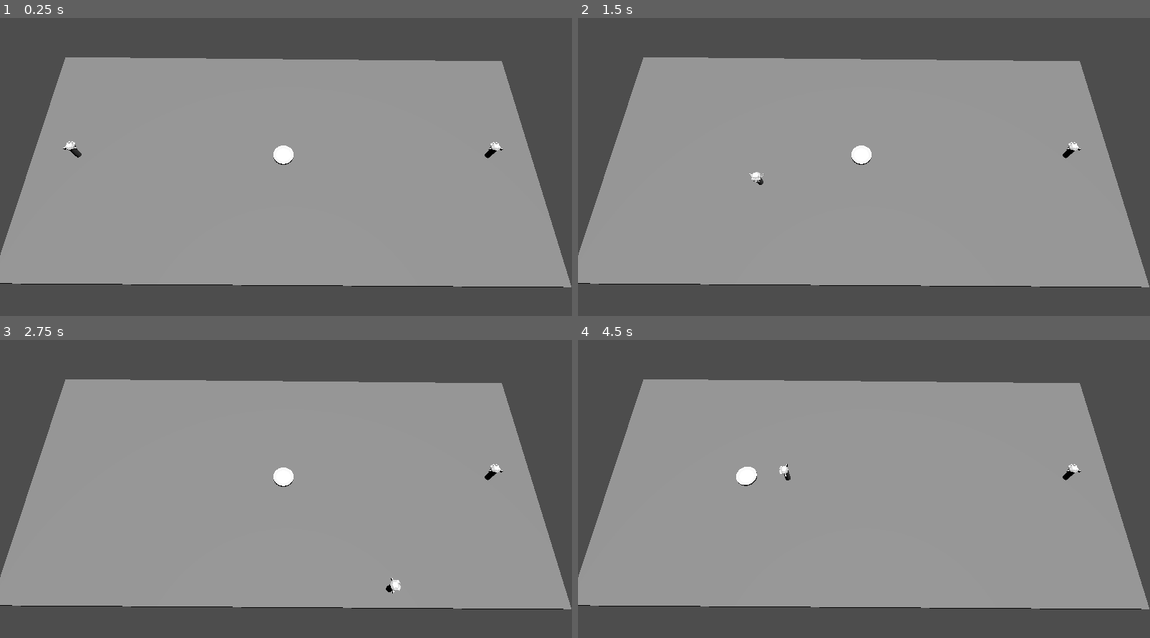
Above: before the commit, frames 1-4 (two rows, left to right).
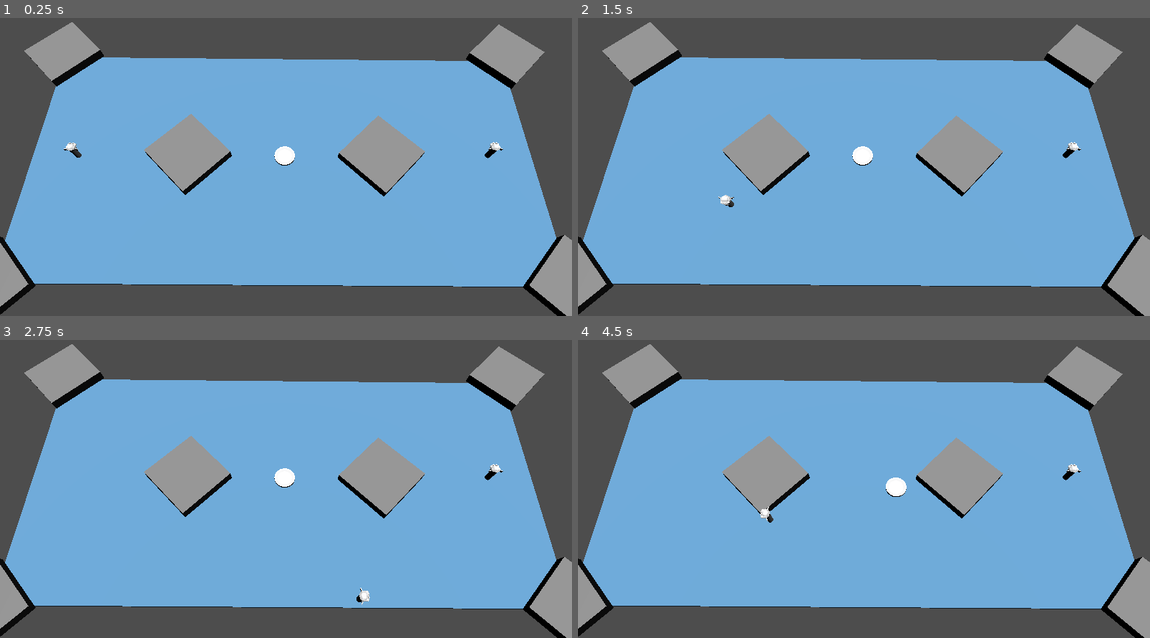
Above: after the commit, the same moments.

Repository: hugopanel/bounce
Game: Godot game, scene res://level1.tscn
Same seed, same stepped clock (60 frames per second), same inputs: the game is played once before the commit and once after it.
Inputs:
- Up to frame 1 (0.25 s): no input
- Up to frame 2 (1.5 s): tap Enter at 0.5 s; hold D (PA_Right) 0.53-1.28 s; tap Space (PA_Dash) at 0.6, 1.35 s; hold S (PA_Down) from 1.28 s (still down)
- Up to frame 3 (2.75 s): release S (PA_Down) at 2.03 s; hold D (PA_Right) from 2.03 s (still down); tap Space (PA_Dash) at 2.1 s
- Up to frame 4 (4.5 s): release D (PA_Right) at 2.78 s; hold W (PA_Up) 2.78-3.53 s; tap Space (PA_Dash) at 2.85, 3.6, 4.35 s; hold A (PA_Left) from 3.53 s (still down)

The runs differ from the first frame. In frame 1, 66% of the frame differs, in the area x 0-100%, y 1-100%; in frame 2, 66%; in frame 3, 66%; in frame 4, 66%.

Commit message:
Fix physics again

Diff:
--- a/level1.tscn
+++ b/level1.tscn
@@ -28,7 +28,11 @@
 	pass
 "
 
+[sub_resource type="StandardMaterial3D" id="StandardMaterial3D_gscvj"]
+albedo_color = Color(0.421683, 0.661853, 0.847407, 1)
+
 [sub_resource type="BoxMesh" id="BoxMesh_aiyx5"]
+material = SubResource("StandardMaterial3D_gscvj")
 
 [sub_resource type="BoxShape3D" id="BoxShape3D_u0ufp"]
 size = Vector3(48.9912, 7.83569, 24.3516)
@@ -36,11 +40,16 @@
 [sub_resource type="BoxShape3D" id="BoxShape3D_m475y"]
 size = Vector3(58.3533, 5.84821, 17.9327)
 
+[sub_resource type="BoxMesh" id="BoxMesh_r5dhe"]
+
+[sub_resource type="BoxShape3D" id="BoxShape3D_hcero"]
+size = Vector3(5.88477, 1, 6.09937)
+
 [node name="Node3D" type="Node3D"]
 transform = Transform3D(0.999954, -0.00806205, 0.0051201, 0.00809159, 0.999951, -0.00577206, -0.00507329, 0.00581324, 0.99997, 0, 0, 0)
 script = SubResource("GDScript_ge7ui")
 
-[node name="DirectionalLight3D" type="DirectionalLight3D" parent="."]
+[node name="Sun" type="DirectionalLight3D" parent="."]
 transform = Transform3D(0.999909, -0.00294158, 0.0131819, -0.0131818, 6.49527e-05, 0.999913, -0.0029422, -0.999996, 2.61602e-05, 0.0339886, 4.20028, -0.0242455)
 
 [node name="CameraPivot" type="Marker3D" parent="."]
@@ -51,40 +60,112 @@
 current = true
 fov = 44.9
 
-[node name="Camera3D2" type="Camera3D" parent="CameraPivot"]
-transform = Transform3D(0.999978, 0.00124869, -0.00665032, -0.00534135, 0.74903, -0.662514, 0.00415399, 0.662535, 0.74902, -0.295855, -20.3001, -26.2055)
-fov = 44.9
-
-[node name="RigidBody3D" parent="." instance=ExtResource("1_cs417")]
-transform = Transform3D(-0.00507336, 0.00809157, -0.999955, 0.00581323, 0.99995, 0.00806207, 0.99997, -0.00577207, -0.00512012, 0.000628286, 0.0776431, -0.000448184)
-mass = 0.01
-gravity_scale = 1.66533e-16
-lock_rotation = true
-continuous_cd = true
-
-[node name="StaticBody3D" type="StaticBody3D" parent="."]
+[node name="Stadium" type="StaticBody3D" parent="."]
 transform = Transform3D(-0.999955, 0.0080916, 0.00507338, 0.00806207, 0.99995, -0.00581323, -0.00512019, -0.00577207, -0.999971, 0, 0, 0)
 
-[node name="MeshInstance3D" type="MeshInstance3D" parent="StaticBody3D"]
+[node name="MeshInstance3D" type="MeshInstance3D" parent="Stadium"]
 transform = Transform3D(-48.9703, -7.52237e-10, -4.06587e-09, -1.57067e-08, 0.381615, 1.94608e-08, -2.12192e-09, -7.23415e-10, 24.2795, -4.02177e-11, -0.232904, 1.55575e-10)
 mesh = SubResource("BoxMesh_aiyx5")
 
-[node name="CollisionShape3D" type="CollisionShape3D" parent="StaticBody3D"]
+[node name="CollisionShape3D" type="CollisionShape3D" parent="Stadium"]
 transform = Transform3D(1, 2.00249e-16, 1.49252e-15, -1.49766e-17, 1, -5.53737e-17, 1.96048e-15, 1.80817e-16, 1, -9.42183e-16, -3.95789, -6.40844e-16)
 shape = SubResource("BoxShape3D_u0ufp")
 
-[node name="Border up" type="CollisionShape3D" parent="StaticBody3D"]
+[node name="Border up" type="CollisionShape3D" parent="Stadium"]
 transform = Transform3D(1, -7.04158e-16, 1.14718e-15, 2.24878e-16, 1, -3.75895e-16, -1.85223e-15, 2.50679e-16, 1, 8.32413e-07, -2.05907e-08, 20.8096)
 shape = SubResource("BoxShape3D_m475y")
 
-[node name="Border down" type="CollisionShape3D" parent="StaticBody3D"]
+[node name="Border down" type="CollisionShape3D" parent="Stadium"]
 transform = Transform3D(1, -7.04158e-16, -4.8433e-15, 6.68967e-16, 1, -7.28974e-16, -3.73793e-14, 2.91521e-15, 0.999999, -1.356e-06, 1.36416e-08, -21.0778)
 shape = SubResource("BoxShape3D_m475y")
 
-[node name="Border left" type="CollisionShape3D" parent="StaticBody3D"]
-transform = Transform3D(-4.37114e-08, -7.03676e-10, 0.999998, 2.5548e-09, 1, 7.03673e-10, -0.999999, 2.5553e-09, -4.37113e-08, 33.2694, -3.86463e-06, 0.0713693)
+[node name="Border left" type="CollisionShape3D" parent="Stadium"]
+transform = Transform3D(-4.37175e-08, -0.00579446, 0.999981, 2.92842e-09, 0.999983, 0.00579445, -0.999999, 3.18219e-09, -4.36997e-08, 33.2694, -3.86463e-06, 0.0713693)
 shape = SubResource("BoxShape3D_m475y")
 
-[node name="Border right" type="CollisionShape3D" parent="StaticBody3D"]
+[node name="Border right" type="CollisionShape3D" parent="Stadium"]
 transform = Transform3D(1.31134e-07, 7.03135e-09, -0.999997, 4.23799e-09, 1, 7.03156e-09, 0.999997, -4.2383e-09, 1.31134e-07, -32.6105, -0.106598, 2.13781)
 shape = SubResource("BoxShape3D_m475y")
+
+[node name="Cube" type="StaticBody3D" parent="."]
+transform = Transform3D(0.707107, -4.93259e-16, -0.707107, 3.48787e-16, 1, -3.48787e-16, 0.707107, 1.60554e-24, 0.707107, 9.48136, 0.372263, 0.045939)
+
+[node name="MeshInstance3D" type="MeshInstance3D" parent="Cube"]
+transform = Transform3D(5.78307, -1.53652e-09, 1.63813e-07, 4.49229e-10, 1.04092, 2.10888e-08, -1.15411e-07, 1.87222e-09, 5.97399, 0, 0, 0)
+mesh = SubResource("BoxMesh_r5dhe")
+skeleton = NodePath("../CollisionShape3D")
+
+[node name="CollisionShape3D" type="CollisionShape3D" parent="Cube"]
+transform = Transform3D(0.985019, 2.46116e-08, 6.61123e-08, 3.83981e-11, 0.985012, 1.09842e-07, -1.51683e-08, 6.46551e-08, 0.985019, 0, 0, 0)
+shape = SubResource("BoxShape3D_hcero")
+
+[node name="Puck" parent="." instance=ExtResource("1_cs417")]
+transform = Transform3D(1, -4.75099e-09, -1.67464e-10, 3.20739e-10, 1, 2.19852e-09, 4.33187e-11, -4.68956e-09, 1, 0.123163, 0.0211971, 0.0594338)
+axis_lock_linear_y = true
+axis_lock_angular_x = true
+axis_lock_angular_y = true
+axis_lock_angular_z = true
+lock_rotation = true
+custom_integrator = true
+continuous_cd = true
+
+[node name="Cube2" type="StaticBody3D" parent="."]
+transform = Transform3D(-0.707107, -1.23266e-10, -0.707107, 2.33882e-09, 1, -8.46719e-10, 0.707107, -4.68974e-09, -0.707107, -9.22157, 0.54693, -0.0501571)
+disable_mode = 2
+
+[node name="MeshInstance3D" type="MeshInstance3D" parent="Cube2"]
+transform = Transform3D(5.78307, -1.53652e-09, 1.63813e-07, 4.49229e-10, 1.04092, 2.10888e-08, -1.15411e-07, 1.87222e-09, 5.97399, 0, 0, 0)
+mesh = SubResource("BoxMesh_r5dhe")
+skeleton = NodePath("../CollisionShape3D")
+
+[node name="CollisionShape3D" type="CollisionShape3D" parent="Cube2"]
+transform = Transform3D(0.985019, 2.46116e-08, 6.61123e-08, 3.83981e-11, 0.985012, 1.09842e-07, -1.51683e-08, 6.46551e-08, 0.985019, 0, 0, 0)
+shape = SubResource("BoxShape3D_hcero")
+
+[node name="Cube3" type="StaticBody3D" parent="."]
+transform = Transform3D(0.707107, -1.98064e-09, -0.707107, 9.65885e-10, 1, 7.03503e-10, 0.707107, -1.89573e-09, 0.707107, -24.8894, 0.721057, 12.2882)
+
+[node name="MeshInstance3D" type="MeshInstance3D" parent="Cube3"]
+transform = Transform3D(5.78307, -1.53652e-09, 1.63813e-07, 4.49229e-10, 1.04092, 2.10888e-08, -1.15411e-07, 1.87222e-09, 5.97399, 0, 0, 0)
+mesh = SubResource("BoxMesh_r5dhe")
+skeleton = NodePath("../CollisionShape3D")
+
+[node name="CollisionShape3D" type="CollisionShape3D" parent="Cube3"]
+transform = Transform3D(0.985019, 2.46116e-08, 6.61123e-08, 3.83981e-11, 0.985012, 1.09842e-07, -1.51683e-08, 6.46551e-08, 0.985019, 0, 0, 0)
+shape = SubResource("BoxShape3D_hcero")
+
+[node name="Cube4" type="StaticBody3D" parent="."]
+transform = Transform3D(0.707107, -1.98064e-09, -0.707107, 9.65885e-10, 1, 7.03503e-10, 0.707107, -1.89573e-09, 0.707107, 24.437, 0.321367, 12.1943)
+
+[node name="MeshInstance3D" type="MeshInstance3D" parent="Cube4"]
+transform = Transform3D(5.78307, -1.53652e-09, 1.63813e-07, 4.49229e-10, 1.04092, 2.10888e-08, -1.15411e-07, 1.87222e-09, 5.97399, 0, 0, 0)
+mesh = SubResource("BoxMesh_r5dhe")
+skeleton = NodePath("../CollisionShape3D")
+
+[node name="CollisionShape3D" type="CollisionShape3D" parent="Cube4"]
+transform = Transform3D(0.985019, 2.46116e-08, 6.61123e-08, 3.83981e-11, 0.985012, 1.09842e-07, -1.51683e-08, 6.46551e-08, 0.985019, 0, 0, 0)
+shape = SubResource("BoxShape3D_hcero")
+
+[node name="Cube5" type="StaticBody3D" parent="."]
+transform = Transform3D(0.707107, -1.98064e-09, -0.707107, 9.65885e-10, 1, 7.03503e-10, 0.707107, -1.89573e-09, 0.707107, -24.3022, 0.573958, -12.3721)
+
+[node name="MeshInstance3D" type="MeshInstance3D" parent="Cube5"]
+transform = Transform3D(5.78307, -1.53652e-09, 1.63813e-07, 4.49229e-10, 1.04092, 2.10888e-08, -1.15411e-07, 1.87222e-09, 5.97399, 0, 0, 0)
+mesh = SubResource("BoxMesh_r5dhe")
+skeleton = NodePath("../CollisionShape3D")
+
+[node name="CollisionShape3D" type="CollisionShape3D" parent="Cube5"]
+transform = Transform3D(0.985019, 2.53808e-08, 6.0155e-08, 1.20834e-10, 0.985012, 1.09796e-07, 2.07694e-09, 6.5194e-08, 0.985019, 0, 0, 0)
+shape = SubResource("BoxShape3D_hcero")
+
+[node name="Cube6" type="StaticBody3D" parent="."]
+transform = Transform3D(0.707107, -1.12448e-08, -0.707107, 2.15755e-09, 1, 7.03503e-10, 0.707106, -1.12087e-08, 0.707107, 24.6773, 0.238868, -12.3441)
+
+[node name="MeshInstance3D" type="MeshInstance3D" parent="Cube6"]
+transform = Transform3D(5.78307, -1.53652e-09, 1.63813e-07, 4.49229e-10, 1.04092, 2.10888e-08, -1.15411e-07, 1.87222e-09, 5.97399, 0, 0, 0)
+mesh = SubResource("BoxMesh_r5dhe")
+skeleton = NodePath("../CollisionShape3D")
+
+[node name="CollisionShape3D" type="CollisionShape3D" parent="Cube6"]
+transform = Transform3D(0.985019, 2.46116e-08, 6.61123e-08, 3.83981e-11, 0.985012, 1.09842e-07, -1.51683e-08, 6.46551e-08, 0.985019, 0, 0, 0)
+shape = SubResource("BoxShape3D_hcero")
--- a/player.gd
+++ b/player.gd
@@ -20,14 +20,11 @@
 var available_dashes = 0
 var dashing = false
 
-var dashCurve: Curve3D
-
 func _ready():
 	$Area3D.body_entered.connect(_on_body_entered)
 	$NewDashTimer.timeout.connect(_new_dash_timer_timeout)
 	$NewDashTimer.start()
 	$DashingTimer.timeout.connect(_dashing_timer_timeout)
-	dashCurve = Curve3D.new()
 
 func init_controls():
 	movement_left = "PA_Left" if player_id == 1 else "PB_Left"
@@ -64,7 +61,6 @@
 	# If player is dashing...
 	if dashing:
 		target_speed = speed * 3
-		dashCurve.add_point(position)
 
 	if direction != Vector3.ZERO:
 		direction = direction.normalized()
@@ -87,13 +83,11 @@
 	# 		enabled_counter += 1
 
 func _on_body_entered(body: PhysicsBody3D):
-	print(body)
 	# if enabled:
-	if (body.name == "RigidBody3D"):
+	if (body.name == "Puck"):
 		# Check if player is moving
 		if (velocity != Vector3.ZERO):
 			body.velocity = velocity.normalized() * speed * 2
-			print("Disabled player " + str(player_id))
 			# enabled = false
 			dashing = false
 
@@ -104,4 +98,3 @@
 
 func _dashing_timer_timeout():
 	dashing = false
-	dashCurve.clear_points()
--- a/player.tscn
+++ b/player.tscn
@@ -9,9 +9,9 @@
 [sub_resource type="CylinderShape3D" id="CylinderShape3D_tynqb"]
 radius = 1.20013
 
-[sub_resource type="Curve3D" id="Curve3D_qvkin"]
-
 [node name="Player" type="CharacterBody3D"]
+disable_mode = 2
+axis_lock_linear_y = true
 script = ExtResource("1_28m8g")
 
 [node name="Pivot" type="Node3D" parent="."]
@@ -37,18 +37,3 @@
 [node name="DashingTimer" type="Timer" parent="."]
 wait_time = 0.3
 one_shot = true
-
-[node name="DashPolygon" type="CSGPolygon3D" parent="."]
-mode = 2
-path_node = NodePath("../DashPath")
-path_interval_type = 0
-path_interval = 1.0
-path_simplify_angle = 0.0
-path_rotation = 2
-path_local = false
-path_continuous_u = true
-path_u_distance = 1.0
-path_joined = false
-
-[node name="DashPath" type="Path3D" parent="."]
-curve = SubResource("Curve3D_qvkin")
Not shown: 1 places in level1.tscn that only renumber resources
Not shown: 1 places in player.tscn that only renumber resources
